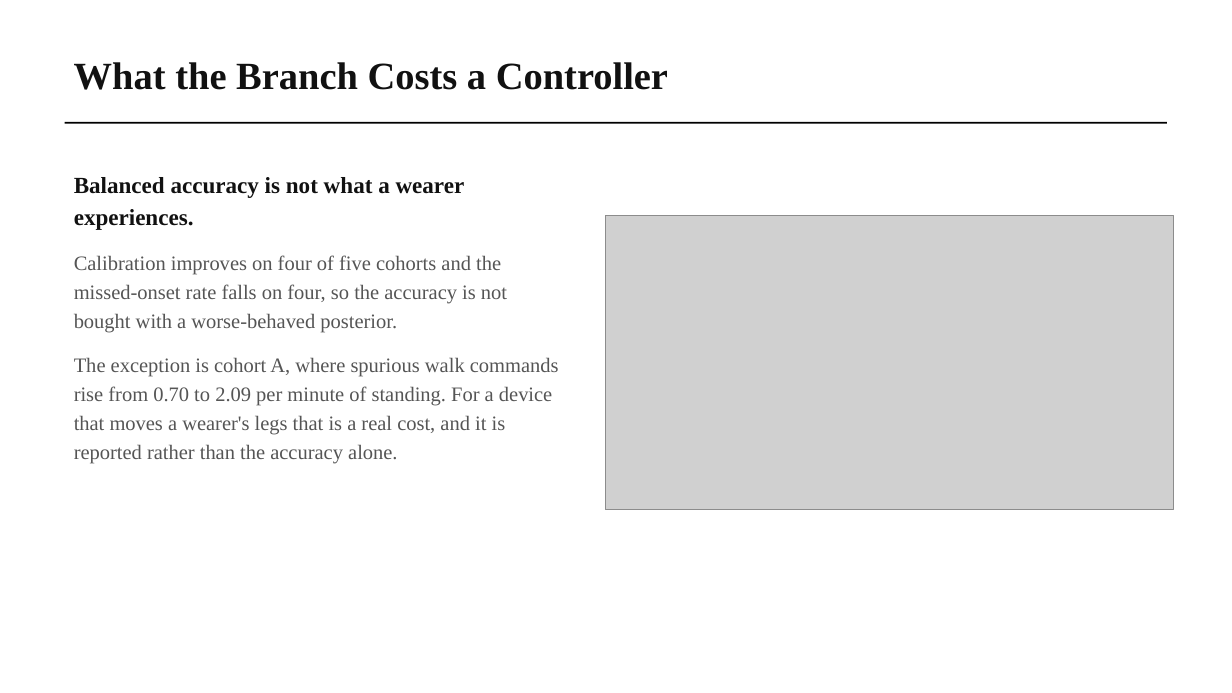
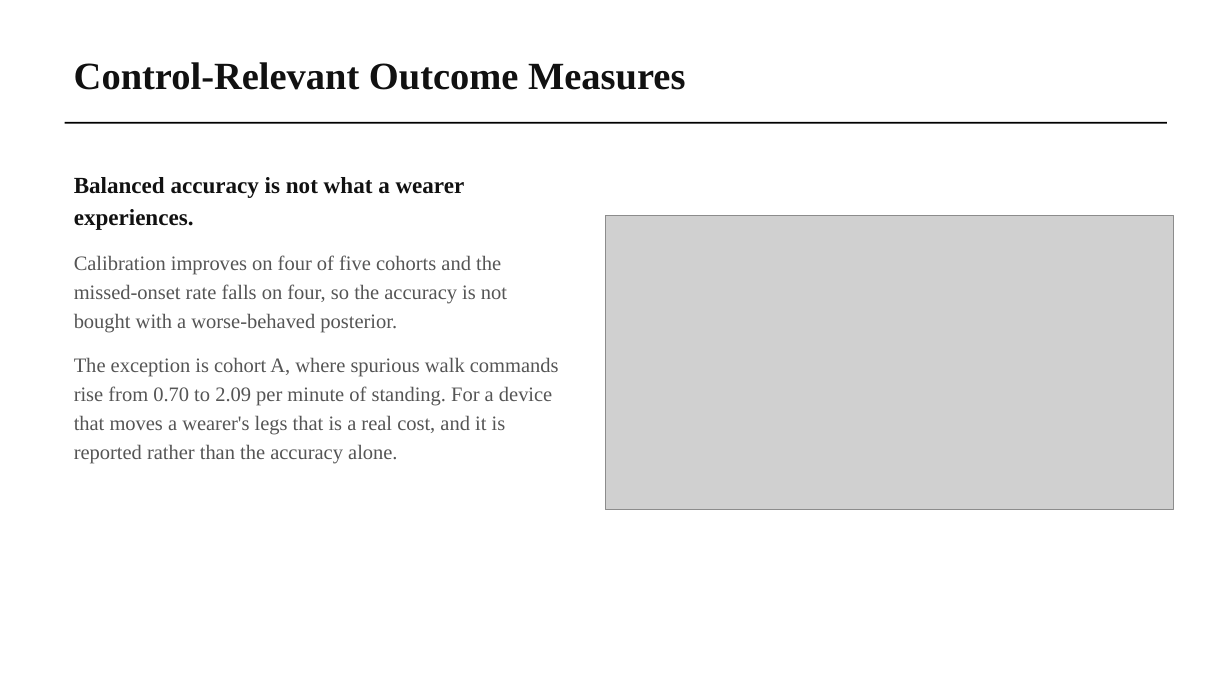
Before and after one commit to wshuv-o/calmnet, a slide deck: slide 20 of presentation/CALM-Net_final_presentation.pptx. Drawn at 1232x693 pixels with LibreOffice and Linux fonts; fonts in the diff are those of the drawing; grey boxes stand for pictures. Boxes give left, top, right and bottom in pixels: in the first picture for what was removed or moved away, otherwise in the second. Text is boxed around its words. In the diff, an @@ line names an element or a change of style, - is before the commit and + after.

```diff
--- a/presentation/CALM-Net_final_presentation.pptx
+++ b/presentation/CALM-Net_final_presentation.pptx
@@ text at box(74, 62, 685, 90): text changed @@
-What the Branch Costs a Controller
+Control-Relevant Outcome Measures
```
Also in this commit, not shown: 13 other slides changed, 2 other files.
